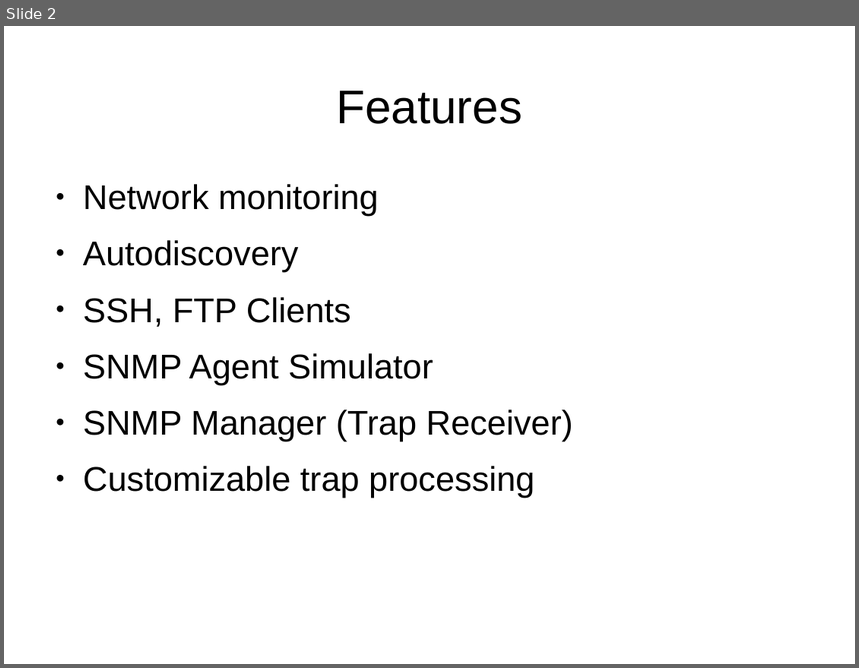
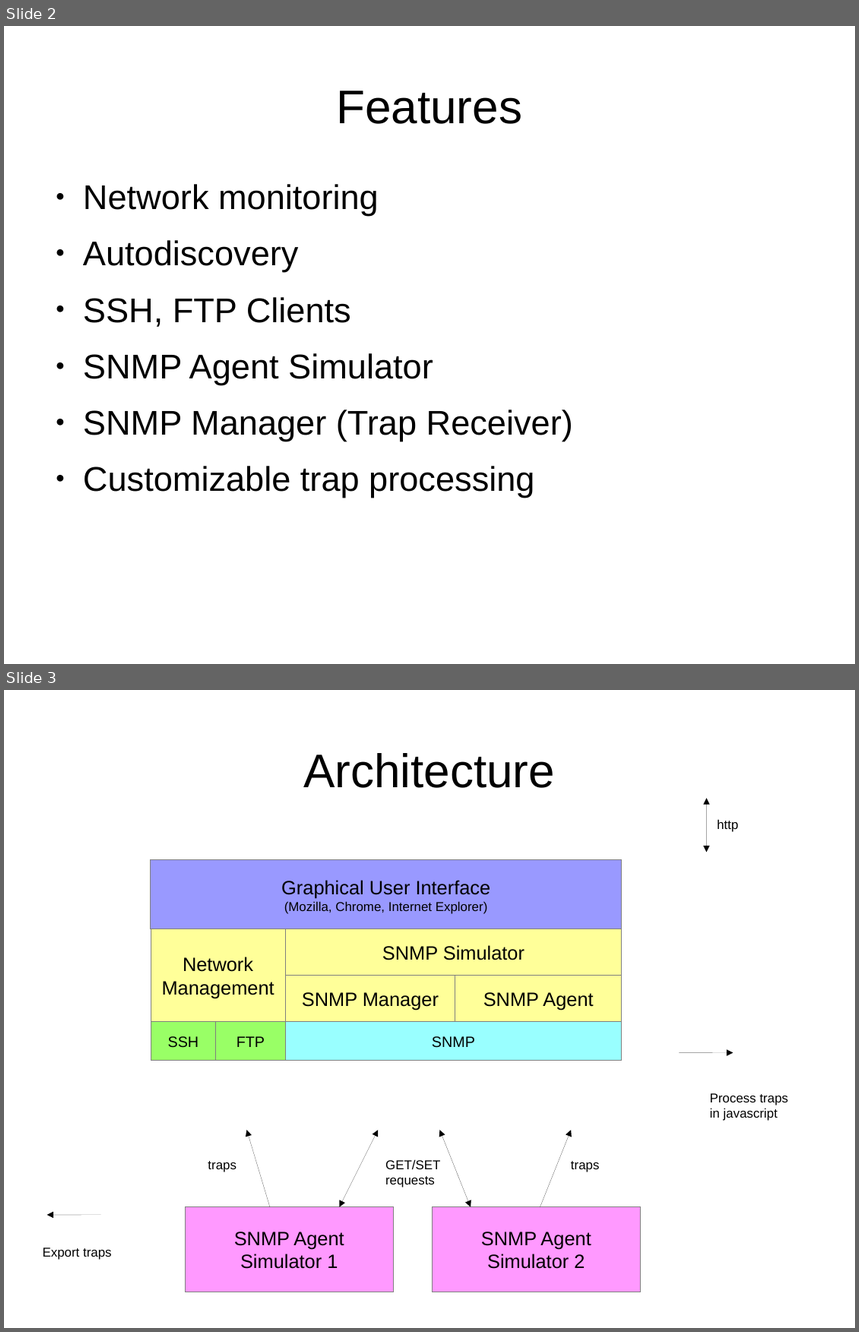
Before and after one commit to matjaz99/DTools, a slide deck: doc/DTools presentation.odp. Shown one above the other, each under a label of ours: slide 2 before the commit, slides 2 and 3 after it. The pictures are 859x668 and 859x1332 pixels, drawn with LibreOffice and Linux fonts; fonts in the diff are those of the drawing. Boxes give left, top, right and bottom in pixels: in the first picture for what was removed or moved away, otherwise in the second. Text is boxed around its words. In the diff, an @@ line names an element or a change of style, - is before the commit and + after.

```diff
--- a/doc/DTools presentation.odp
+++ b/doc/DTools presentation.odp
@@ slide 3 added at bbox=[4, 690, 855, 1328], background #FFFFFF @@
@@ title added at bbox=[303, 753, 555, 788], 44 pt, text #000000 @@
+Architecture
@@ double arrow added from (707, 852) to (707, 798), #000000 0 pt @@
@@ text added at bbox=[717, 819, 738, 832], 12 pt, text #000000 @@
+http
@@ rectangle added at bbox=[151, 860, 622, 929], fill #9999FF, outline #808080 0 pt, 12 pt, text #000000 @@
+Graphical User Interface
+(Mozilla, Chrome, Internet Explorer)
@@ rectangle added at bbox=[151, 929, 285, 1022], fill #FFFF99, outline #808080 0 pt, 18 pt, text #000000 @@
+Network
+Management
@@ rectangle added at bbox=[285, 929, 622, 976], fill #FFFF99, outline #808080 0 pt, 18 pt, text #000000 @@
+SNMP Simulator
@@ rectangle added at bbox=[285, 976, 455, 1022], fill #FFFF99, outline #808080 0 pt, 18 pt, text #000000 @@
+SNMP Manager
@@ rectangle added at bbox=[455, 976, 622, 1022], fill #FFFF99, outline #808080 0 pt, 18 pt, text #000000 @@
+SNMP Agent
@@ rectangle added at bbox=[151, 1022, 215, 1061], fill #99FF66, outline #808080 0 pt, 14 pt, text #000000 @@
+SSH
@@ rectangle added at bbox=[215, 1022, 285, 1061], fill #99FF66, outline #808080 0 pt, 14 pt, text #000000 @@
+FTP
@@ rectangle added at bbox=[285, 1022, 622, 1061], fill #99FFFF, outline #808080 0 pt, 14 pt, text #000000 @@
+SNMP
@@ arrow added from (679, 1053) to (733, 1053), #000000 0 pt @@
@@ text added at bbox=[710, 1094, 789, 1121], 12 pt, text #000000 @@
+Process traps in javascript
@@ arrow added from (270, 1208) to (246, 1130), #000000 0 pt @@
@@ double arrow added from (339, 1208) to (378, 1130), #000000 0 pt @@
@@ double arrow added from (471, 1208) to (439, 1130), #000000 0 pt @@
@@ arrow added from (540, 1208) to (571, 1130), #000000 0 pt @@
@@ text added at bbox=[208, 1161, 237, 1173], 12 pt, text #000000 @@
+traps
@@ text added at bbox=[386, 1160, 440, 1188], 12 pt, text #000000 @@
+GET/SET
+requests
@@ text added at bbox=[571, 1161, 600, 1173], 12 pt, text #000000 @@
+traps
@@ rectangle added at bbox=[185, 1208, 393, 1293], fill #FF99FF, outline #808080 0 pt, 18 pt, text #000000 @@
+SNMP Agent
+Simulator 1
@@ rectangle added at bbox=[432, 1208, 640, 1293], fill #FF99FF, outline #808080 0 pt, 18 pt, text #000000 @@
+SNMP Agent
+Simulator 2
@@ arrow added from (101, 1215) to (47, 1215), #000000 0 pt @@
@@ text added at bbox=[43, 1248, 112, 1260], 12 pt, text #000000 @@
+Export traps
```
Also in this commit, not shown: 17 other files.
